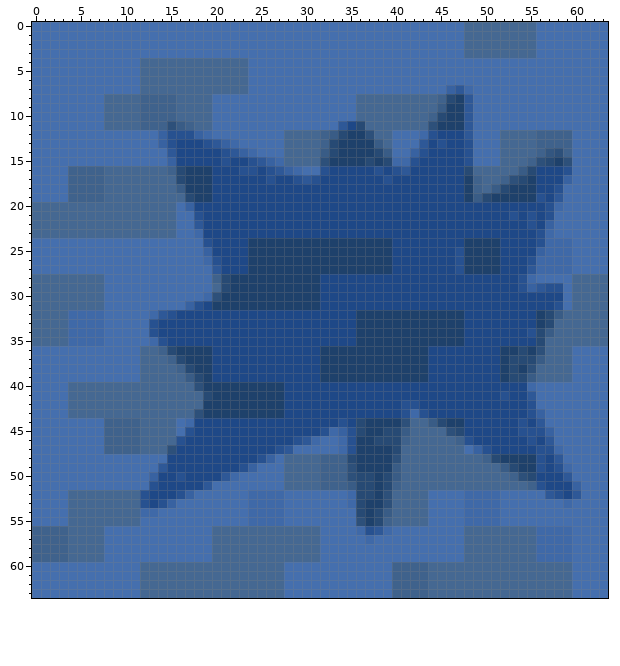
A pixel-art sprite gets an edit: image/chip58.png. The first picture shows the starting point.
The file is 64x64 pixels. Colours within 5 levels of each other are drawn and written as one.
Now the later version:
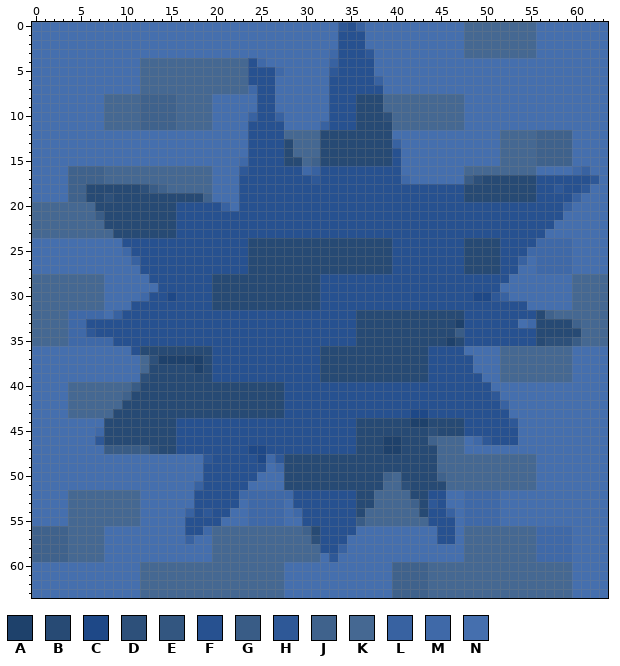
Palette (. is transparent): A #1e416b  B #274a74  C #1e4887  D #2d507a  E #335680  F #275190  G #395c86  H #2e5897  J #3f628c  K #456892  L #3862a1  M #3f69a8  N #456fae
Changes in this commit:
Changed rows in their new state; - is an unchanged pixel.
first column x 6:
 0 ----------------------------HFL--------------------------
 1 ----------------------------FFF--------------------------
 2 ----------------------------FFF--------------------------
 3 ---------------------------MFFFH-------------------------
 4 ------------------FM-------LFFFF-------------------------
 5 ------------------FFFM-----HFFFF-------------------------
 6 ------------------FFF------FFFFFL------------------------
 7 ------------------MFF------FFFFFF-------NNN--------------
 8 -------------------FF------FFFBBB------KKKN--------------
 9 -------------------FF------FFFBBB------KKKN--------------
10 ------------------LFFL-----FFFBBBD----KKKKN--------------
11 ---------JKK------FFFF----LFFF-BBB----KKKKN--------------
12 --------NNNNNN----FFFF----BB-BBBBB---NNNNNN--------------
13 --------NNNNNNNNN-FFFFB---B-BBBBBBL--NNNNNN--------------
14 ---------NNNNNNNNNFFFFB---B-BBBB-BF-NNNNNNN--------JJ----
15 ---------NNNNNNNNM-FFFBB-JBBBBB-B-FNNNNNNNN------KJJJJ---
16 ---------KKKKKNNNH-F-FFFML-FFFFF-F-NNNNNNNK-----KKNNNNML-
17 ----------KKKKNNNFFF-FF-FHFFFFFFF-FMNNNNNNGDBBBB-BFFFFFFH
18 BBBBBBDGJ-KKKKNNNFFFFFFFFFFFFFFFFFFFFFFFFFBBBB-BBBFFHFFH-
19 BBDBBBBBBBB-BJNNNFFFFFFFFFFFFFFFFFFFFFFFFFBB-BBBBB-FFFL--
20 -BBBBBBBBBFFFFFLNFFFFFFFFFFFFFFFFFFFFFFFFFFFFFFFFFF-FL---
21 -GBBBBBBBBFF-FFFFFFFFFFFFFFFFFFFFFFFFFFFFFFFFFF-F-F-F----
22 --BBBBBBBBFFFFFFFFFFFFFFFFFFFFFFFFFFFFFFFFFFFFFFF-FF-----
23 ---BBBBBBBFFFFFFFFFFFFFFFFFFFFFFFFFFFFFFFFFFFFFFFF-N-----
24 ----FFFFFFFFF-FFFFBBBBBBBBBBBBBBBBFFFFFFFFBBBBFFFFM------
25 ----MFFFFFFFFFFFFFBBBBBBBBBBBBBBBBFFFFFFF-BBBBFFFMM------
26 -----LFFFFFFFF-FFFBBBBBBBBBBBBBBBBFFFFFFF-BBBBFFLN-------
27 ------FFFFFFFFFFFFBBBBBBBBBBBBBBBBFFFFFFF-BBBBFFNN-------
28 -------FFFFFFFB-BBBBBBBBBBFFFFFFFFFFFFFFFFFFFFFNNN-------
29 --------FFFFFFB-BBBBBBBBBBFFFFFFFFFFFFFFFFFFFFNNNNNNN----
30 ------MFFCFFFFBBBBBBBBBBBBFFFFFFFFFFFFFFFFF--HLNNNNNN----
31 -----FFFFFFF-FBBBBBBBBBBBBFFFFFFFFFFFFFFFFFFFFFFFNNNN----
32 ---LFFFFF-FFFFFFFFFFFFFFFFFFFFBBBBBBBBBBBBFFFFFFFFBJK----
33 FFFFFFF-FFFFFFFFFFFFFFFFFFFFFFBBBBBBBBBBB-FFFFFFNMB-BBJ--
34 HFFFFFF-FFFFFFFFFFFFFFFFFFFFFFBBBBBBBBBBBGFFFFFFF--BBBB--
35 --MFFFFF-FFFFFFFFFFFFFFFFFFFFFBBBBBBBBBB-BFFFFFFFF-DDDG--
36 -----FBBB-BBBBFFFFFFFFFFFFBBBBBBBBBBBBFFFFNNNNKKKKK------
37 -------DAAA--BFFFFFFFFFFFFBBBBBBBBBBBBFFFFFNNNKKKKK------
38 -------BBBB--BFFFFFFFFFFFFBBBBBBBBBBBBFFFFFNNNKKKK-------
39 ------DBBBBB-BFFFFFFFFFFFFBBBBBBBBBBBBFFFFFFNNKKKK-------
40 -----GBBBBBBBBBBBBBBBBFFFFFFFFFFFFFFFFFFFFFFFNNNNN-------
41 ----JBBBBBBBB-BBBBBBBBFFFFFFFFFFFFFFFFFFFFFFFHNNNN-------
42 ----BBBBBBBBBBBBBBBBBBFFFFFFFFFFFFF--FFFFFFFFFLNNN-------
43 ---BBBBBBBBBBBBBBBBBBBFFFFFFFFFFFFF-CCFFFFFFFFFNNNN------
44 --BBBBBBBBFFFFFFFFFFFFFFFFFF-F-BBBBBAAB-BBFFFFFHNNN------
45 -MBBBBBBBBF-FFFFFFFFFFFFFF-FF--BB--BBBDBB-FFFFFFNNNN-----
46 -HBBBBBBBB-FFFFFFFFFFFF-FFFFF-BB-AABBBJ--KNMHFFFNNNN-----
47 --GGGGGDBBFFFFFFFF--F-FFFFFFF-BBB-ABBBB----NNNNNNNNNN----
48 ---------NNNNHFFFFFCMHBBBBBBB-BBBBBBBBB-----KKKKKKNNN----
49 --------NNNNNFFFF-FF-MBBBBBBBBBBBBBBBBB-------KKKKNNNN---
50 -------NNNNNNFFFFFF---BBBBBBBB--BJKBBBBJ-------KKKNNNN---
51 -------NNNNNLFFFFF----BBBBBBBB--BKKDBBBB---------KNNNNN--
52 ------NNNNNNFFFFFM----MFFFFFFF--KK--BBFF-----------NNNN--
53 ------NNNN--FFFFF------FFFFFFF-BKK--JBHF-------------N---
54 ------NN---LFHFF-------MFFFFFF-KKK---BFFL----------------
55 -----------FFFF---------FFFFFFGKKK----FFF----------------
56 -----------FFM----------JBFFFFNNNN-----FF----------------
57 -----------L-------------DFFF--N-------FF----------------
58 --------------------------FFL----------------------------
59 ---------------------------H-----------------------------
